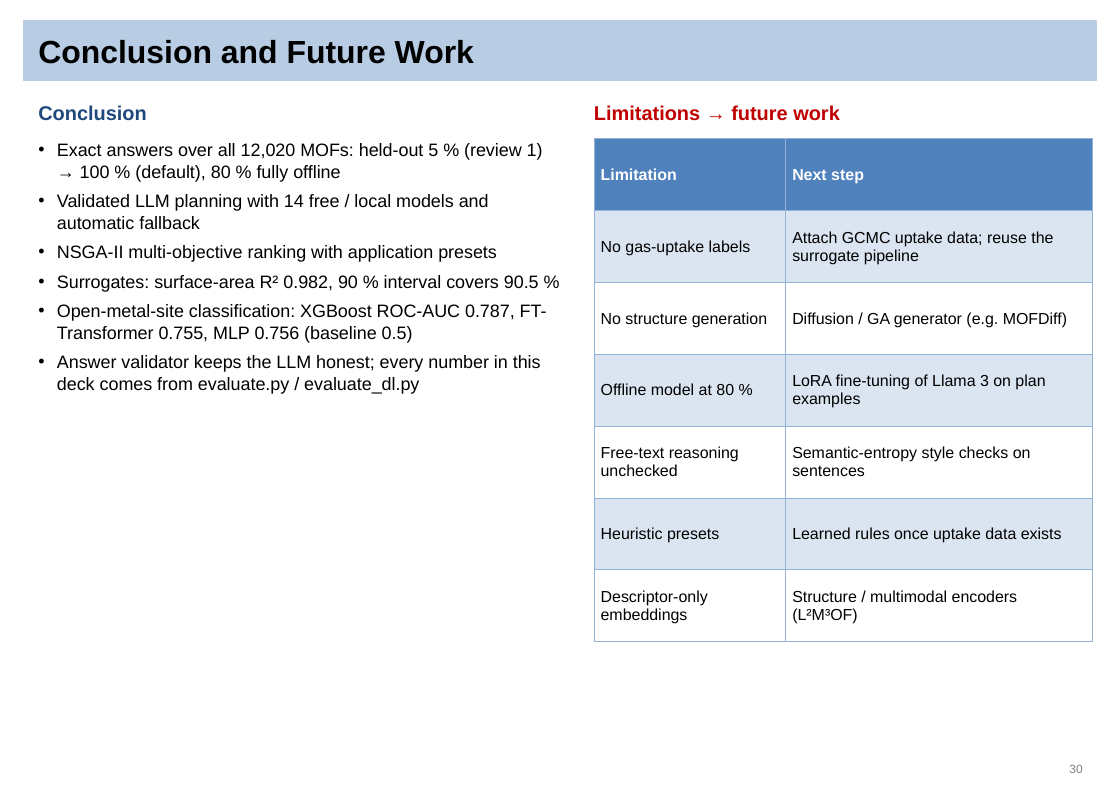
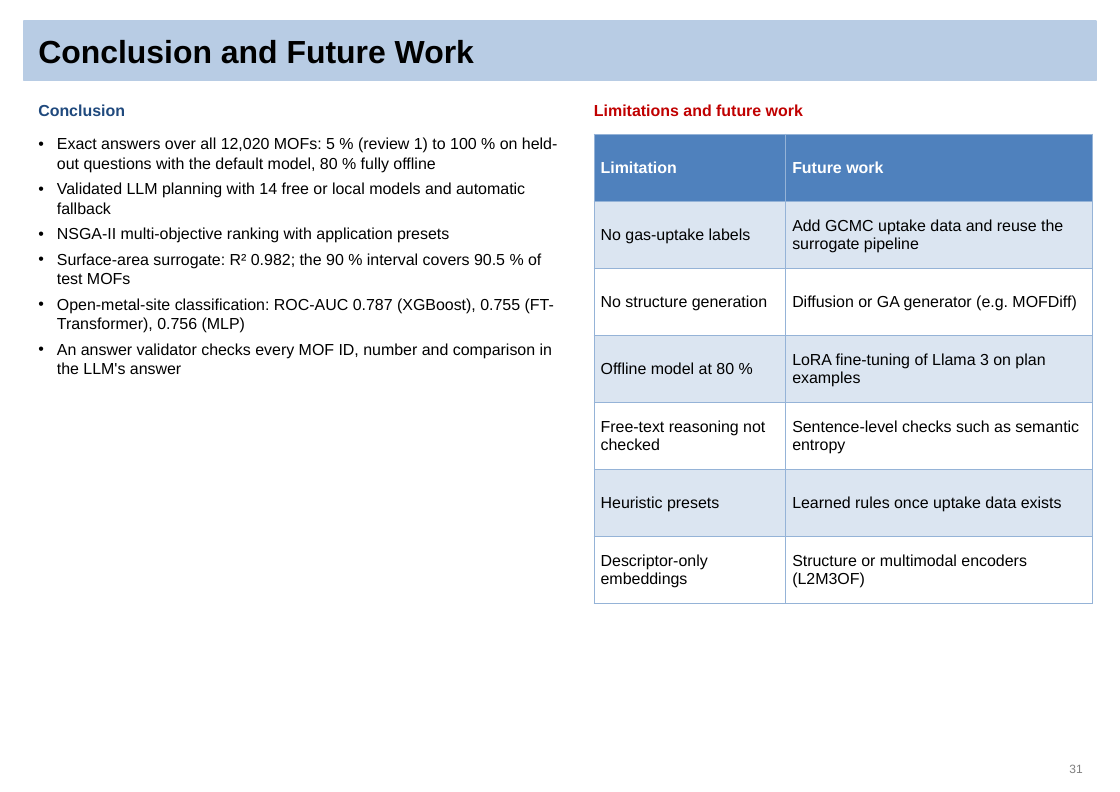
Before and after one commit to Sai-Mohith24/MOFChat-AI-Driven-Material-Recommendation-, a slide deck: slide 31 of reviews/final_review/MOFChat_Final_Review.pptx (slide 30 before the commit). Drawn at 1120x792 pixels with LibreOffice and Linux fonts; fonts in the diff are those of the drawing. Boxes give left, top, right and bottom in pixels: in the first picture for what was removed or moved away, otherwise in the second. Text is boxed around its words. In the diff, an @@ line names an element or a change of style, - is before the commit and + after.

```diff
--- a/reviews/final_review/MOFChat_Final_Review.pptx
+++ b/reviews/final_review/MOFChat_Final_Review.pptx
@@ text "Conclusion" at (38, 104, 125, 116): size 15 to 12 pt @@
@@ text at (594, 104, 803, 116): text changed; size 15 to 12 pt @@
-Limitations → future work
+Limitations and future work
@@ text at (57, 137, 557, 214): text changed; size 13.5 to 12 pt @@
-• Exact answers over all 12,020 MOFs: held-out 5 % (review 1) → 100 % (default), 80 % fully offline
-• Validated LLM planning with 14 free / local models and automatic fallback
+• Exact answers over all 12,020 MOFs: 5 % (review 1) to 100 % on held-out questions with the default model, 80 % fully offline
+• Validated LLM planning with 14 free or local models and automatic fallback
@@ table at (594, 134, 1092, 592) @@
-row 1, column 2: Next step
+row 1, column 2: Future work
-row 2, column 2: Attach GCMC uptake data; reuse the surrogate pipeline
+row 2, column 2: Add GCMC uptake data and reuse the surrogate pipeline
-row 3, column 2: Diffusion / GA generator (e.g. MOFDiff)
+row 3, column 2: Diffusion or GA generator (e.g. MOFDiff)
-row 5, column 1: Free-text reasoning unchecked
+row 5, column 1: Free-text reasoning not checked
-row 5, column 2: Semantic-entropy style checks on sentences
+row 5, column 2: Sentence-level checks such as semantic entropy
-row 7, column 2: Structure / multimodal encoders (L²M³OF)
+row 7, column 2: Structure or multimodal encoders (L2M3OF)
@@ table: place and size @@
-table at (594, 139, 1092, 628)
+table at (594, 134, 1092, 592)
@@ text at (57, 227, 449, 243): size 13.5 to 12 pt in "NSGA-II multi-objective ranking with application presets"; less space between paragraphs @@
@@ text at (57, 253, 554, 374): text changed; size 13.5 to 12 pt @@
-• Surrogates: surface-area R² 0.982, 90 % interval covers 90.5 %
-• Open-metal-site classification: XGBoost ROC-AUC 0.787, FT-Transformer 0.755, MLP 0.756 (baseline 0.5)
-• Answer validator keeps the LLM honest; every number in this deck comes from evaluate.py / evaluate_dl.py
+• Surface-area surrogate: R² 0.982; the 90 % interval covers 90.5 % of test MOFs
+• Open-metal-site classification: ROC-AUC 0.787 (XGBoost), 0.755 (FT-Transformer), 0.756 (MLP)
+• An answer validator checks every MOF ID, number and comparison in the LLM's answer
@@ page number at (1069, 764, 1082, 773): text changed @@
-30
+31
```
Also in this commit, not shown: 33 other slides changed, 2 slides added, 1 slide removed, 3 other files.
